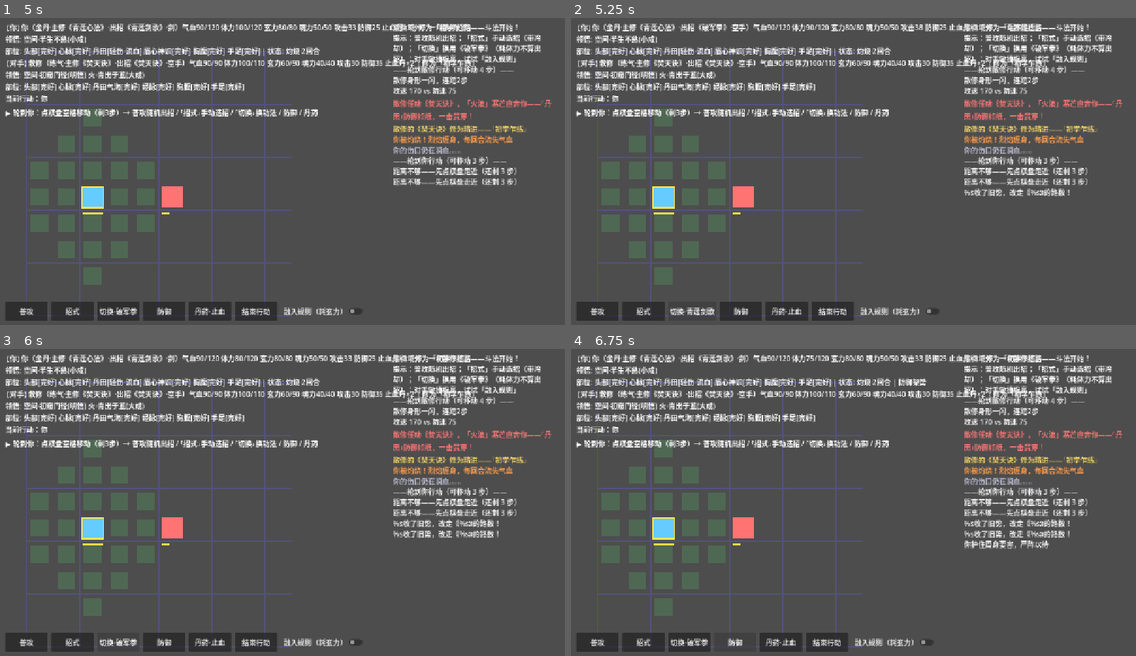
Above: before the commit, frames 1-4 (two rows, left to right).
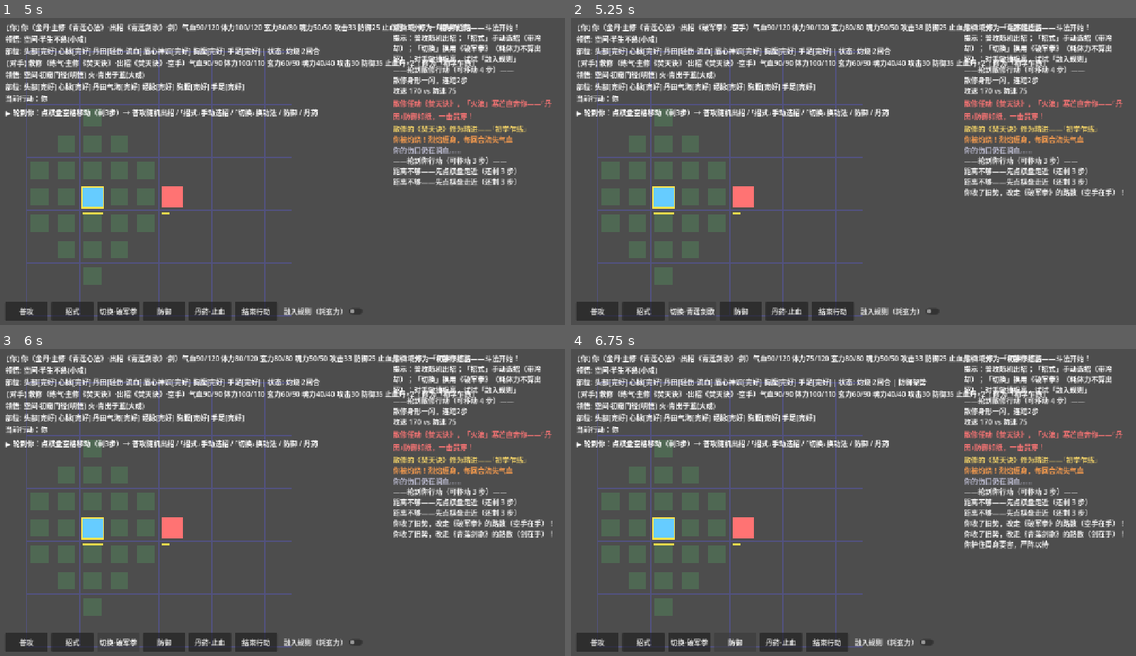
Above: after the commit, the same moments.

Repository: ChocLiu/wandaozhengming
Game: Godot game, scene res://scenes/battle.tscn
Two runs of this game, one before a commit and one after it. Both use one fixed random seed, a clock stepped at 60 frames per second and the inputs below.
Inputs (mouse positions are in pixels of both pictures, inside the frame that each line leads up to):
- Up to frame 1 (5 s): tap Enter at 0.5, 2 s; move the mouse to (406, 159) at 0.52 s; click (406, 159) at 0.67 s; tap Space at 1.25 s; move the mouse to (169, 189) at 1.27 s; click (169, 189) at 1.42 s; move the mouse to (339, 103) at 2.02 s; click (339, 103) at 2.17 s; click "普攻" at 2.75 s; click "招式" at 3.5 s; click "起手式·莲开" at 4.25 s
- Up to frame 2 (5.25 s): click "切换·破军拳" at 5 s
- Up to frame 3 (6 s): click "切换·青莲剑歌" at 5.75 s
- Up to frame 4 (6.75 s): click "防御" at 6.5 s

Frame 1 is identical in both runs. In frame 2, 0.4% of the frame differs, in the area x 69-98%, y 55-59%; in frame 3, 0.9%, in the area x 69-98%, y 55-62%; in frame 4, 0.9%.

Commit message:
fix: 解说模板 %s 未替换——3 个变体占位符与参数数不匹配（GDScript 格式化失败返回原始模板）
- parry 第3变体、rule_crush 第2变体、switch_tech 第2变体：占位符少于参数数组
- Godot 报 not all arguments converted 并返回未格式化字符串 → 解说面板出现字面 %s
- 修复：各变体占位符数对齐参数数（headless 脚本实测 32 模板+30 轮变体抽查零泄漏）

Diff:
--- a/godot/scripts/narration.gd
+++ b/godot/scripts/narration.gd
@@ -39,7 +39,7 @@
 	var v := pick([
 		"%s侧身格挡，堪堪架住%s的攻势",
 		"%s早有防备，格开了%s这一击",
-		"千钧一发，%s横身闪避，躲了过去",
+		"千钧一发，%s堪堪闪开%s的杀招",
 	])
 	return {"t": v % [target.display_name, attacker.display_name], "c": C_PARRY}
 
@@ -65,9 +65,9 @@
 static func rule_crush(attacker, rule: String, tier_name: String) -> Dictionary:
 	var v := pick([
 		"这一击分明慢了半息，却像早已写在对方身上——%s之道·%s，避无可避！",
-		"%s规则展开——速度已成虚妄，这一击注定命中！",
+		"%s规则展开（%s）——速度已成虚妄，这一击注定命中！",
 	])
-	return {"t": v % [rule, tier_name, rule], "c": C_RULE}
+	return {"t": v % [rule, tier_name], "c": C_RULE}
 
 
 static func rule_fail(attacker, rule: String) -> Dictionary:
@@ -139,7 +139,7 @@
 static func switch_tech(u, tech, weapon: String) -> Dictionary:
 	var v := pick([
 		"%s手法一变——换使《%s》（%s在手）！",
-		"%s收了旧势，改走《%s》的路数！",
+		"%s收了旧势，改走《%s》的路数（%s在手）！",
 	])
 	return {"t": v % [u.display_name, tech.display_name, weapon], "c": C_INFO}
 
